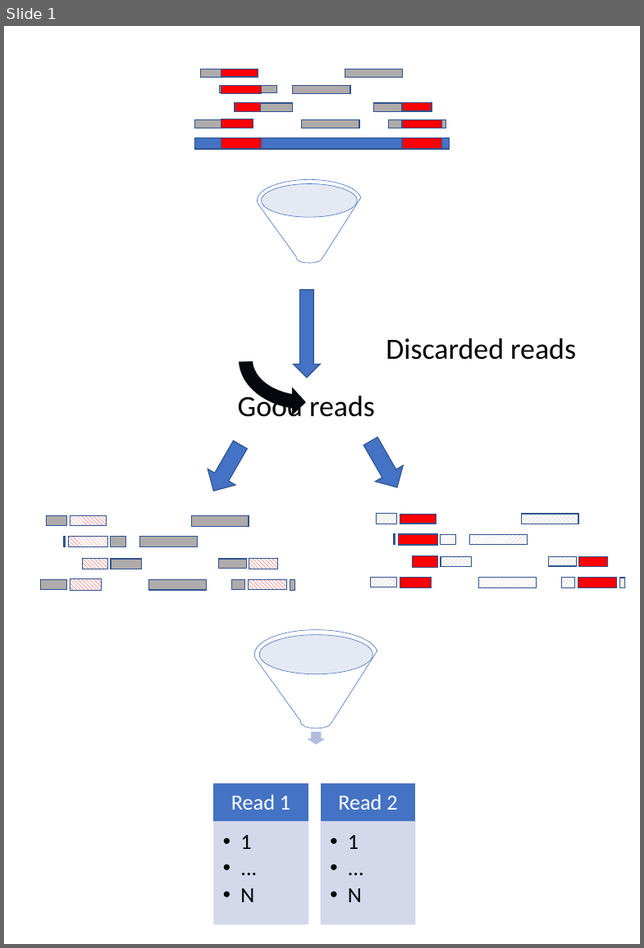
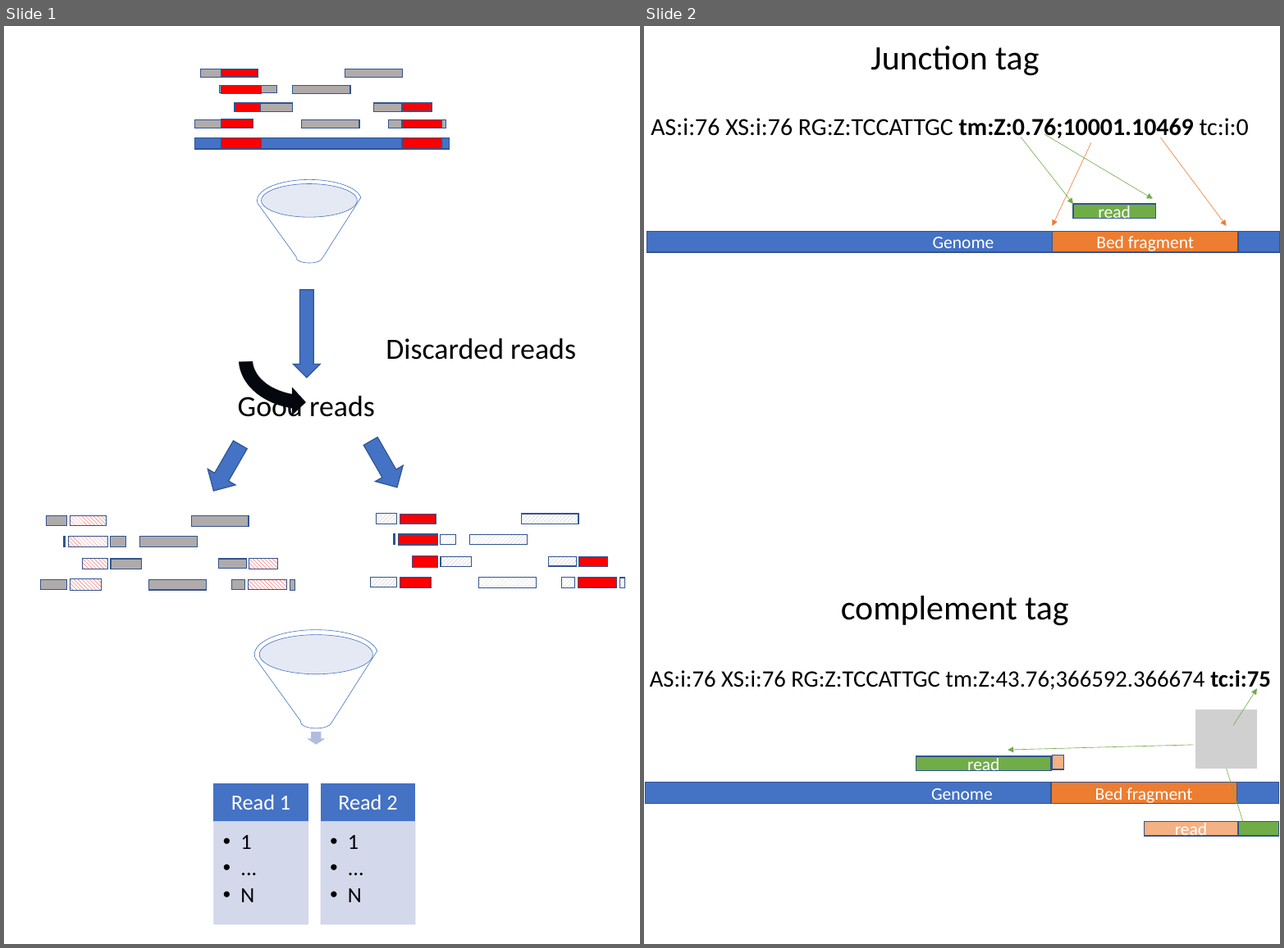
Before and after one commit to nebiolabs/tasmanian-mismatch, a slide deck: tasmanian/manuscript_figures.pptx. Shown side by side, each under a label of ours: slide 1 before the commit, slides 1 and 2 after it. The pictures are 644x948 and 1284x948 pixels, drawn with LibreOffice and Linux fonts; fonts in the diff are those of the drawing; grey boxes stand for pictures. Boxes give left, top, right and bottom in pixels: in the first picture for what was removed or moved away, otherwise in the second. Text is boxed around its words. In the diff, an @@ line names an element or a change of style, - is before the commit and + after.

```diff
--- a/tasmanian/manuscript_figures.pptx
+++ b/tasmanian/manuscript_figures.pptx
@@ slide 2 added at bbox=[644, 26, 1280, 944], background #FFFFFF @@
@@ text added at bbox=[870, 46, 1038, 76], 35 pt, text #000000 @@
+Junction tag
@@ text added at bbox=[651, 118, 1248, 141], 25 pt, text #000000 @@
+AS:i:76 XS:i:76 RG:Z:TCCATTGC tm:Z:0.76;10001.10469 tc:i:0
@@ arrow added from (1020, 137) to (1073, 204), #70AD47 0.5 pt @@
@@ arrow added from (1044, 134) to (1152, 199), #70AD47 0.5 pt @@
@@ arrow added from (1091, 142) to (1052, 226), #ED7D31 0.5 pt @@
@@ arrow added from (1160, 138) to (1226, 226), #ED7D31 0.5 pt @@
@@ rectangle added at bbox=[1073, 204, 1155, 219], fill #70AD47, outline #325491 1 pt, 18 pt, text #FFFFFF @@
+read
@@ rectangle added at bbox=[646, 232, 1280, 252], fill #4472C4, outline #325491 1 pt, 18 pt, text #FFFFFF @@
+Genome
@@ rectangle added at bbox=[1052, 232, 1238, 252], fill #ED7D31, outline #325491 1 pt, 18 pt, text #FFFFFF @@
+Bed fragment
@@ text added at bbox=[841, 596, 1068, 626], 35 pt, text #000000 @@
+complement tag
@@ text added at bbox=[650, 671, 1270, 693], 24 pt, text #000000 @@
+AS:i:76 XS:i:76 RG:Z:TCCATTGC tm:Z:43.76;366592.366674 tc:i:75
@@ arrow added from (1233, 725) to (1257, 689), #70AD47 0.5 pt @@
@@ picture added at bbox=[1196, 710, 1257, 768] @@
@@ rectangle added at bbox=[916, 756, 1051, 771], fill #70AD47, outline #325491 1 pt, 18 pt, text #FFFFFF @@
+read
@@ arrow added from (1193, 745) to (1007, 750), #70AD47 0.5 pt @@
@@ rectangle added at bbox=[1052, 755, 1064, 769], fill #F4B183, outline #325491 1 pt @@
@@ rectangle added at bbox=[646, 782, 1278, 803], fill #4472C4, outline #325491 1 pt, 18 pt, text #FFFFFF @@
+Genome
@@ rectangle added at bbox=[1051, 782, 1236, 803], fill #ED7D31, outline #325491 1 pt, 18 pt, text #FFFFFF @@
+Bed fragment
@@ arrow added from (1226, 768) to (1247, 835), #70AD47 0.5 pt @@
@@ rectangle added at bbox=[1143, 821, 1237, 835], fill #F4B183, outline #325491 1 pt, 18 pt, text #FFFFFF @@
+read
@@ rectangle added at bbox=[1238, 821, 1278, 835], fill #70AD47, outline #325491 1 pt @@
```
Also in this commit, not shown: 2 other slides added, 2 other files.
